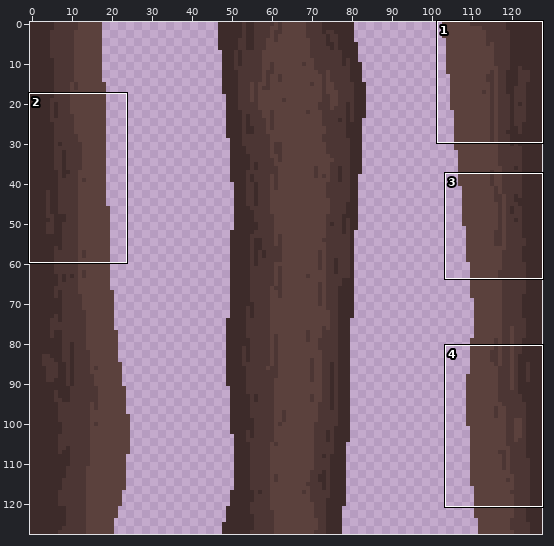
Sprite sheet, stored at assets/levels/level1_2/obstacle_plane5.png. The first picture is a wide view before the edit; the outline marks the close-up.
Close-up. First the earlier version:
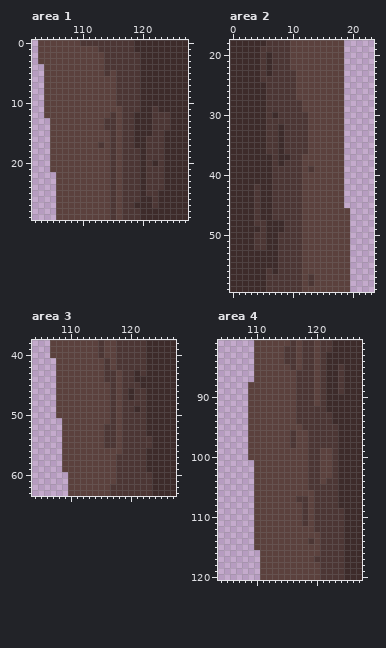
The file is 128x128 pixels. Colours within 5 levels of each other are drawn and written as one. Shown: area 1: x 102..127, y 0..29; area 2: x 0..23, y 18..59; area 3: x 104..127, y 38..63; area 4: x 104..127, y 81..120. The commit also changed other parts of the picture, which this record leaves out.
The result:
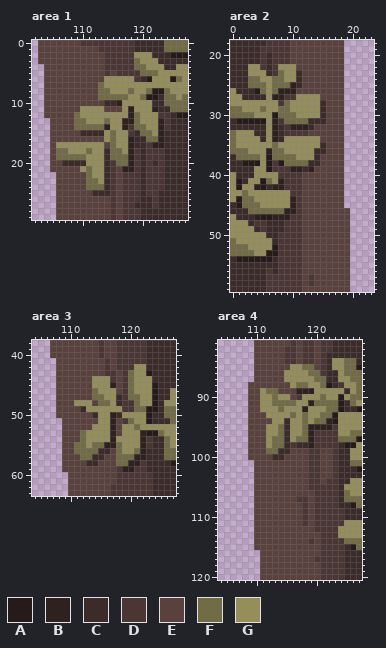
Palette (. is transparent): A #261a1a  B #2f2120  C #3d2b2a  D #4c3634  E #5b413d  F #726c45  G #958e5a
From old to new:
Changed rows in their new state; - is an unchanged pixel.
Area 1:
first column x 106:
 0 ------------------FFFF
 1 ------------------FFFF
 2 -------------GGG---AAA
 3 -------------FGGG-----
 4 -------------FFGGG--GG
 5 --------------FFFGGGGG
 6 --------GGGGG--AGGGAFG
 7 -------FGGGGGGGGGGGGGG
 8 -------FFGGGFGGFAAFGGG
 9 -------FFFFFGGFAA-FFGF
10 --------CCBGGGGG--FFFF
11 ----GGGG---GBGGGB--FFF
12 ---FGGGGGGGGBFGGG---AA
13 ---FFGGGFGGBBFGGGB----
14 ---FFFFFBGGB-FFGGB----
15 ----CCCCGFGG--FFGB----
16 --------GFGGB--FFB----
17 GGGGGGGG-FGGB---BB----
18 FFGGGFGGCFFGB---------
19 FFFFFGGGCFFFB---------
20 -CCCCGGGC-FFB---------
21 ----GFGGC--BB---------
22 -----FGGC-------------
23 -----FFGC-------------
24 -----FFFC-------------
25 ------CCC-------------
Area 2:
first column x 0:
22 ---GG---GGG-----
23 ---GGG--FGGC----
24 ---FFGGFFGGC----
25 ---FFFGFFFBC----
26 G---AFGFBBB-----
27 GG----GBB--GGGG-
28 GGGGGGGG-FGGGGGC
29 FFGGGFGGFFGGGGGC
30 FFFFGGGAFFFGGGGC
31 -AAAAAGB-FFFFCCC
32 ------GB--BBBC--
33 FGGG--GB--------
34 FGGGG-GB-GGGGGG-
35 FGGGGGGFGGGGGGGC
36 FFFGGGBFFGGGGGCC
37 -FFFFGAFFFFGGGC-
38 --AAAGA-AFFFFCC-
39 ----GGA---BBCB--
40 G---GGGG--------
41 GA-GGAFGB-------
42 GAGGBA-BB-------
43 GGFGGGGGGG------
44 GAFFGGGGGGB-----
45 -AFFFGGGGGB-----
46 ---FFFFFFBB-----
47 G---BAABBB------
48 GGG-------------
49 GGGG------------
50 GGGGGG----------
51 FGGGGGG---------
52 FFFGGGGA--------
53 FFFFGGAA--------
54 -AAAAAA---------
Area 3:
first column x 111:
42 ----------GG-----
43 ---------FGGA----
44 ---GGG---FGGG----
45 ---GGGB--FGGGA---
46 ---FGGG--FGGGA--G
47 ---FFGGC-FFGGA--G
48 GGG-FFGC--FGGA-GG
49 -CGGGGGG--FFAA-FF
50 ---CGGBCGGGGA--FF
51 ----GGB--FGGA---F
52 ---GGGB-GGFGGGGGG
53 -FGGGGB-GGGBAAFGG
54 -FGGGGBGGGGB---FG
55 FFGFFBBFGGGB---FG
56 FFFFCC-FGGFB---FF
57 -FFCC--FFFBB---FF
58 --CC---FFBB-----A
59 --------BB-------
Area 4:
first column x 111:
 84 ------------GGFF-
 85 -----GGFF---GGFFA
 86 ----GGGGFF---GFFF
 87 ----GGGGGFF--GGFF
 88 -----GFFGGFA--GGF
 89 GFF---BBBGGGGG-GF
 90 GGFGG--GGGFGGAGFF
 91 GGFFFFGGBFFFFA-FG
 92 GGGFGGGBGGGFFA--A
 93 -GGGGFGFGGFFAGGGG
 94 --GGCGGFGFFBAGGGG
 95 -GGFCGGFBBBB-GGGG
 96 -GGFCGGFB----GGFF
 97 -GFFCGFFB----FFFA
 98 -GFFC-CCB-----AAG
 99 -FFCC----------GG
100 --CC-----------GG
101 ---------------FF
102 ----------------A
104 ---------------GG
105 --------------GGG
106 --------------FGG
107 --------------FFF
108 ---------------AF
111 --------------GGG
112 -------------GGGG
113 -------------GGGG
114 --------------FFF
115 ---------------AF
